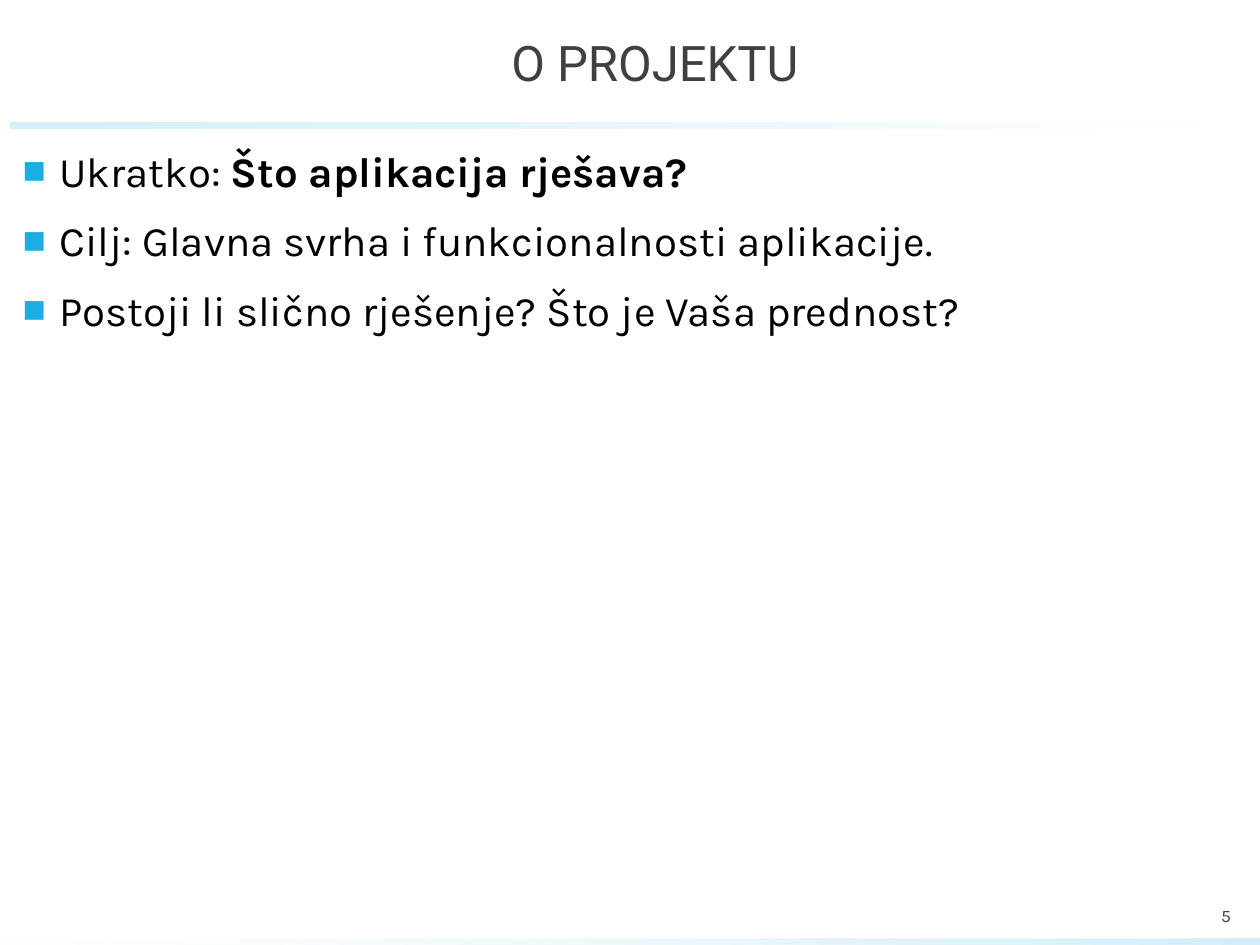
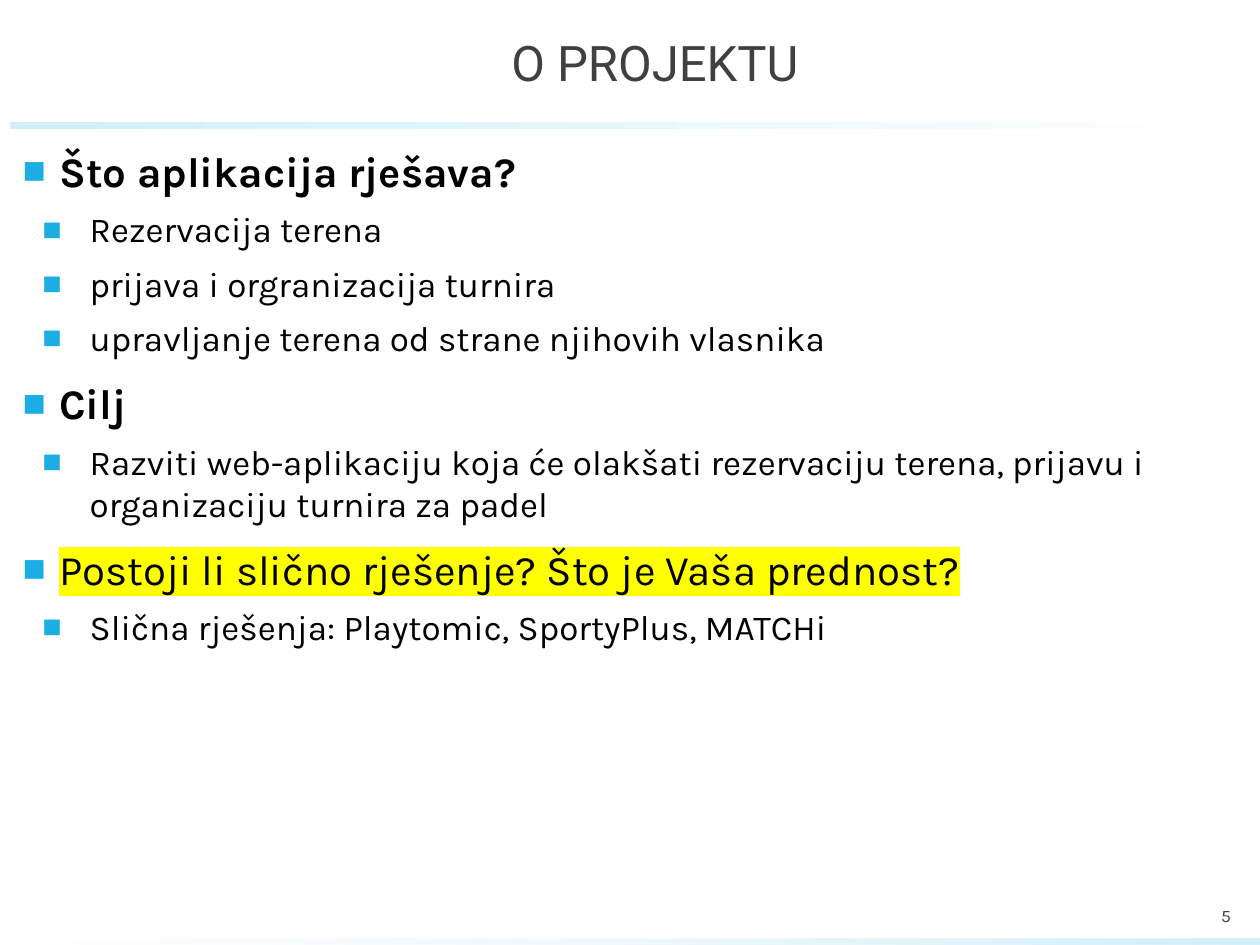
Before and after one commit to marioolcar/BADELPADEL, a slide deck: slide 5 of PROINZ_TG18.1_BadelPadel_PlayPadel.pptx. Drawn at 1260x945 pixels with LibreOffice and Linux fonts; fonts in the diff are those of the drawing; background and template pictures are left out. Boxes give left, top, right and bottom in pixels: in the first picture for what was removed or moved away, otherwise in the second. Text is boxed around its words. In the diff, an @@ line names an element or a change of style, - is before the commit and + after.

```diff
--- a/PROINZ_TG18.1_BadelPadel_PlayPadel.pptx
+++ b/PROINZ_TG18.1_BadelPadel_PlayPadel.pptx
@@ text at <box>59,149,1143,526</box>: text changed; size 24 to 20 pt @@
-■ Ukratko: Što aplikacija rješava?
-■ Cilj: Glavna svrha i funkcionalnosti aplikacije.
+■ Što aplikacija rješava?
+  ■ Rezervacija terena
+  ■ prijava i orgranizacija turnira
+  ■ upravljanje terena od strane njihovih vlasnika
+■ Cilj
+  ■ Razviti web-aplikaciju koja će olakšati rezervaciju terena, prijavu i organizaciju turnira za padel
@@ text at <box>59,547,959,596</box>: highlight none to #FFFF00 in "Postoji li slično rješenje? Što je Vaša ..." @@
@@ text at <box>90,614,826,649</box>: paragraph added @@
+  ■ Slična rješenja: Playtomic, SportyPlus, MATCHi
```
Also in this commit, not shown: 4 other slides changed, 5 slides added, 3 slides removed.
